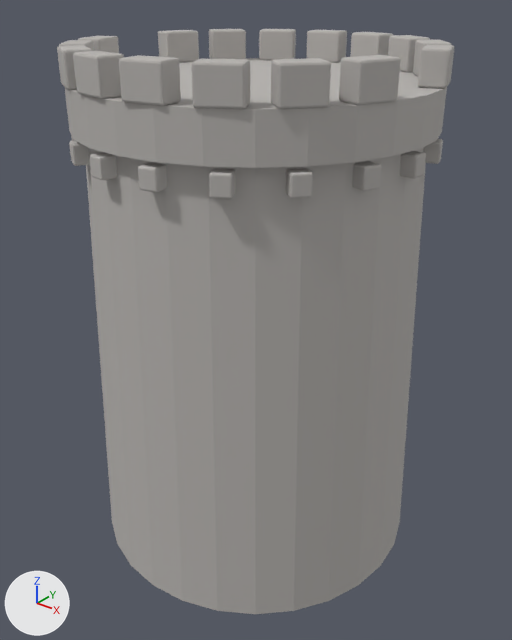
Renders of the glTF model assets/models/castle/tower_round.glb from each side of a commit.
The view is the same before and after, from a camera (50 mm lens) standing at (12.38, -15.47, 16.64) and looking at (0.13, -0.15, 7.14). The axes (+X, +Y, +Z) are drawn at lower left. The lights are the same throughout. The picture after the commit comes second. Vertices at exactly the same position are counted once.

In view in the first picture: 'tower_round'.
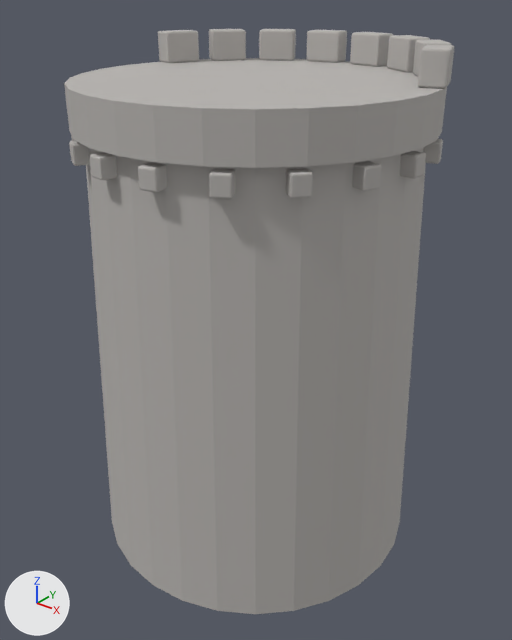
Where the change shows, as pixel boxes [x1, y1, x2, y2] in the pictures (512 x 640 px):
'tower_round', reshaped: before [57, 29, 454, 614]; after [64, 29, 454, 614]
part 1 of me_cone, deleted: before [57, 36, 401, 109]

The edits, one by one:
me_cone is used by ob_tower_round; location (0.0, 0.0, 0.0).
me_cone had 2016 vertices, 3888 faces and spanned x -5.0..5.0, y -5.0..5.0, z 0.0..15.1.
me_cone now has 1568 vertices, 3024 faces and spans x -5.0..5.0, y -5.0..5.0, z 0.0..15.1.
me_cone part 1: 8 loose pieces with 448 vertices, spanning x -4.9..4.9, y -5.0..-1.0, z 14.2..15.1, are deleted.
